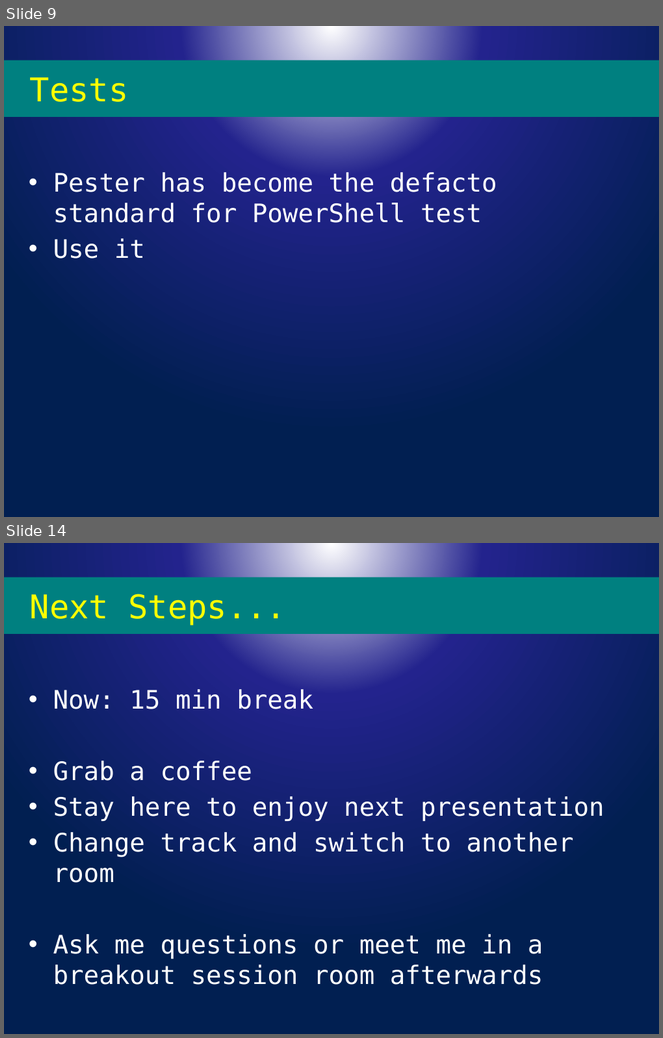
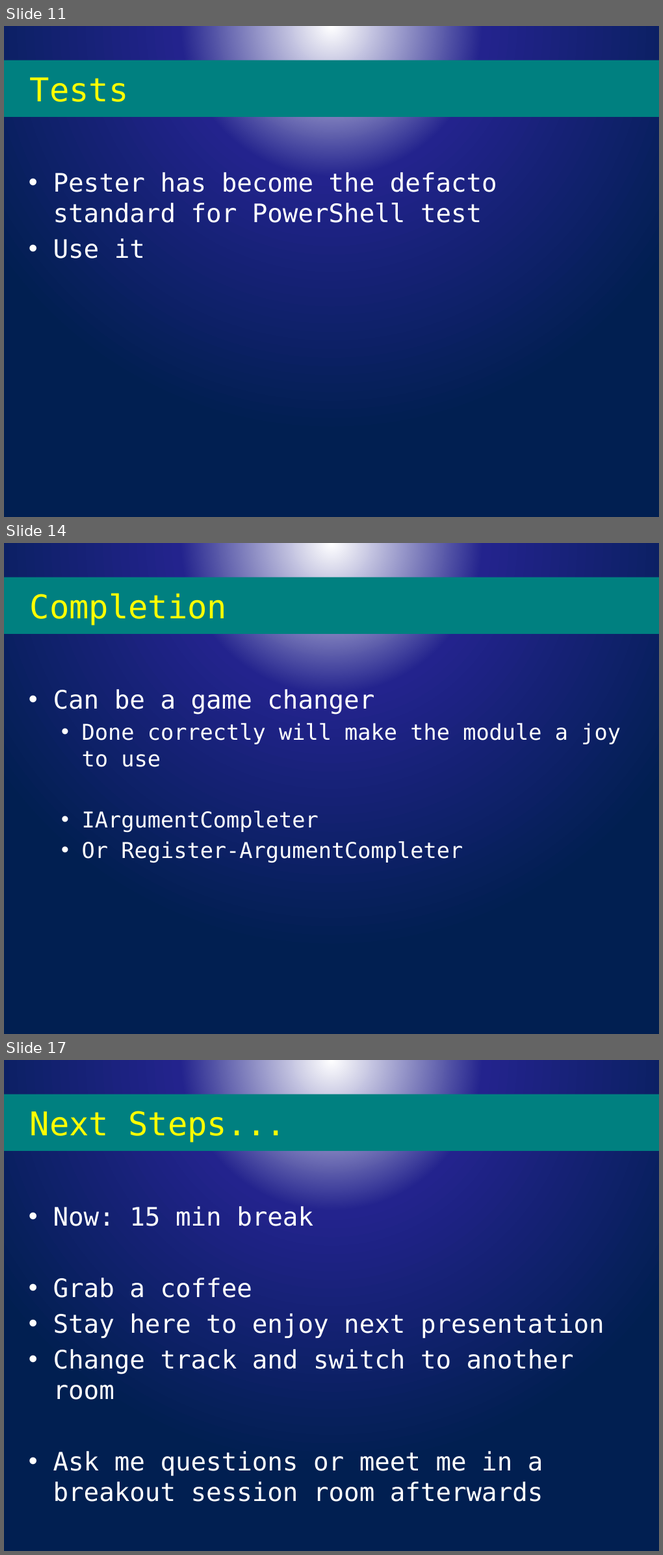
Before and after one commit to powercode/PSConfEU, a slide deck: PSCONFEU_Modules2017.pptx. Shown one above the other, each under a label of ours: slides 9 and 14 before the commit, slides 11, 14 and 17 after it; the slides between them are not shown. The pictures are 663x1038 and 663x1555 pixels, drawn with LibreOffice and Linux fonts; fonts in the diff are those of the drawing; background and template pictures are left out. Boxes give left, top, right and bottom in pixels: in the first picture for what was removed or moved away, otherwise in the second. Text is boxed around its words. In the diff, an @@ line names an element or a change of style, - is before the commit and + after.

```diff
--- a/PSCONFEU_Modules2017.pptx
+++ b/PSCONFEU_Modules2017.pptx
@@ slide 14 added at [4, 543, 659, 1034], background picture (left out) @@
@@ title added at [4, 577, 659, 634], fill #008080, 36 pt, text #FFFF00 @@
+Completion
@@ text added at [53, 689, 621, 863], 24 pt, text #FFFFFF @@
+• Can be a game changer
+  • Done correctly will make the module a joy to use
+  • IArgumentCompleter
+  • Or Register-ArgumentCompleter
@@ what was slide 9 is now slide 11 @@
@@ what was slide 14 is now slide 17 @@
```
Also in this commit, not shown: 3 slides changed, 4 other slides added, 2 slides removed, 2 other files.
